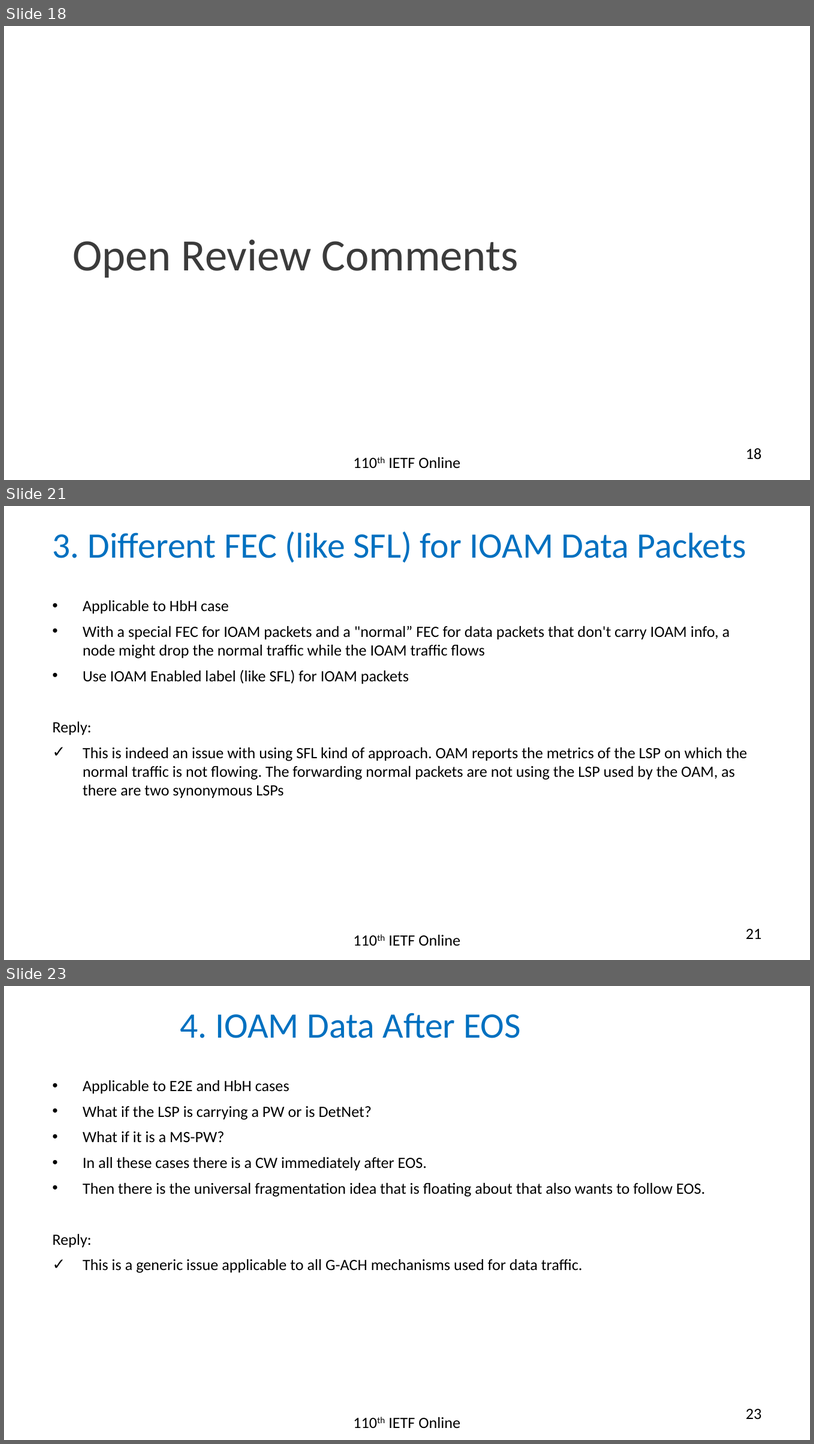
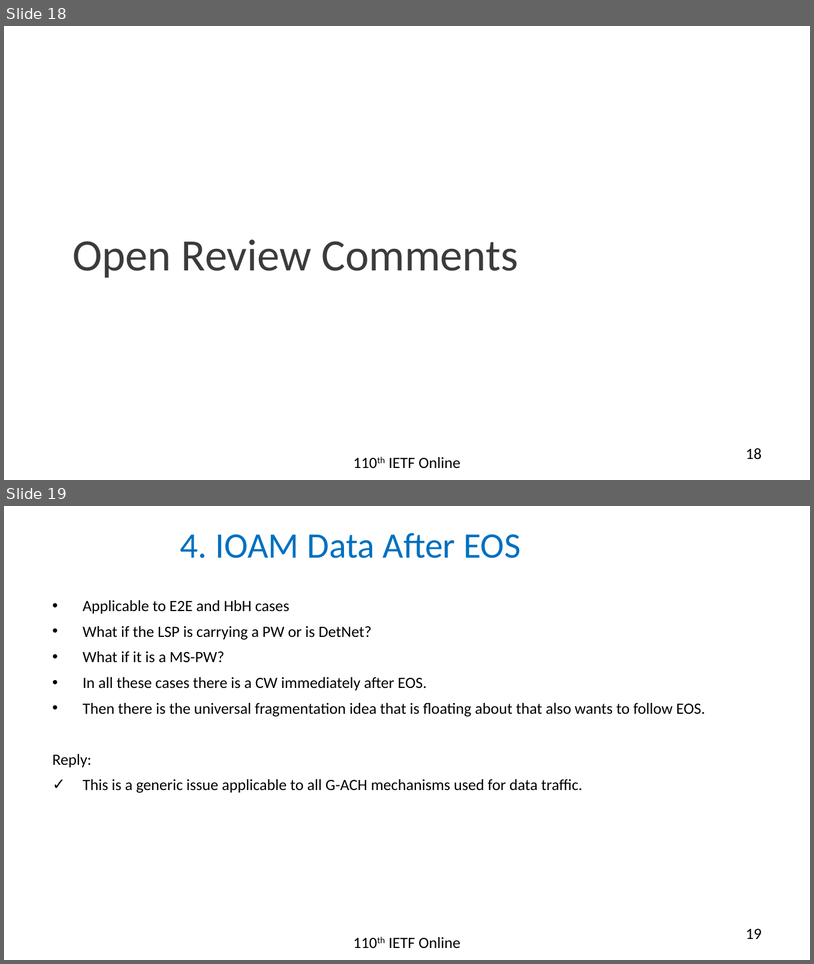
Before and after one commit to rakgandhi/ietf-slides, a slide deck: draft-gandhi-mpls-ioam-sr-05.pptx. Shown one above the other, each under a label of ours: slides 18, 21 and 23 before the commit, slides 18 and 19 after it; the slides between them are not shown. The pictures are 814x1444 and 814x964 pixels, drawn with LibreOffice and Linux fonts; fonts in the diff are those of the drawing. Boxes give left, top, right and bottom in pixels: in the first picture for what was removed or moved away, otherwise in the second. Text is boxed around its words. In the diff, an @@ line names an element or a change of style, - is before the commit and + after.

```diff
--- a/draft-gandhi-mpls-ioam-sr-05.pptx
+++ b/draft-gandhi-mpls-ioam-sr-05.pptx
@@ slide 21 removed at (4,506,810,960), background #FFFFFF @@
@@ title removed at (53,531,747,562) @@
-3. Different FEC (like SFL) for IOAM Data Packets
@@ text removed at (53,600,747,798) @@
-• Applicable to HbH case
-• With a special FEC for IOAM packets and a "normal” FEC for data packets that don't carry IOAM info, a node might drop the normal traffic while the IOAM traffic flows
-• Use IOAM Enabled label (like SFL) for IOAM packets
-Reply:
-✓ This is indeed an issue with using SFL kind of approach. OAM reports the metrics of the LSP on which the normal traffic is not flowing. The forwarding normal packets are not using the LSP used by the OAM, as there are two synonymous LSPs
@@ text removed at (389,934,461,945) @@
-110th IETF Online
@@ page number removed at (746,928,762,939) @@
-21
@@ what was slide 23 is now slide 19 @@
@@ page number at (746,928,762,939): text changed @@
-23
+19
```
Also in this commit, not shown: 6 slides changed, 3 other slides removed, 1 other file.
